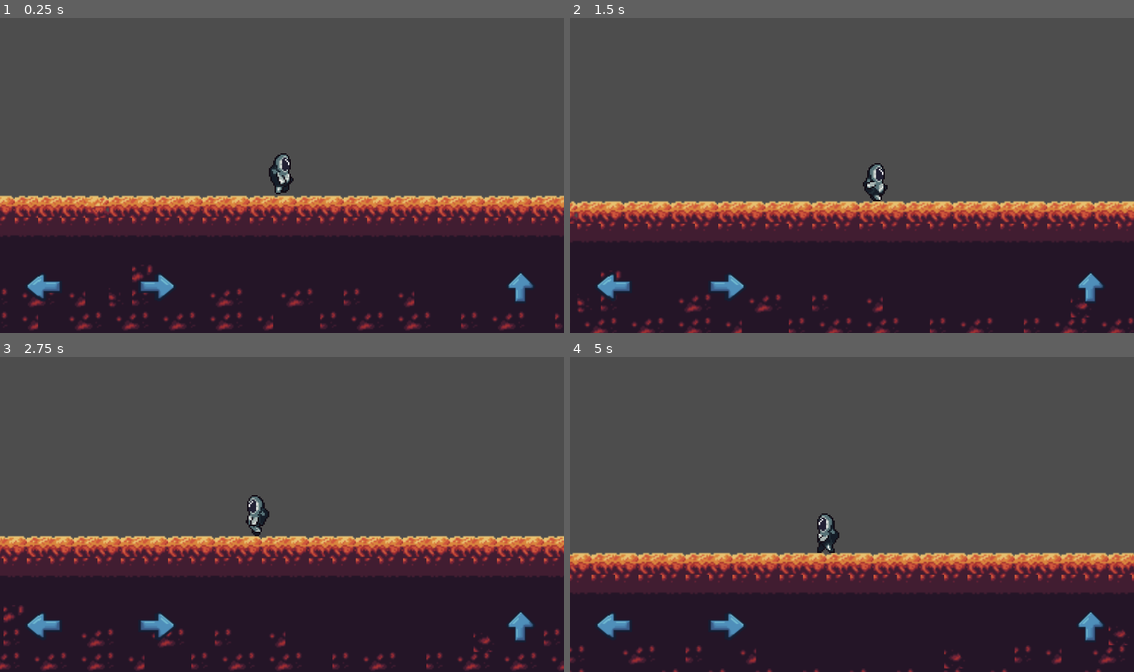
Above: before the commit, frames 1-4 (two rows, left to right).
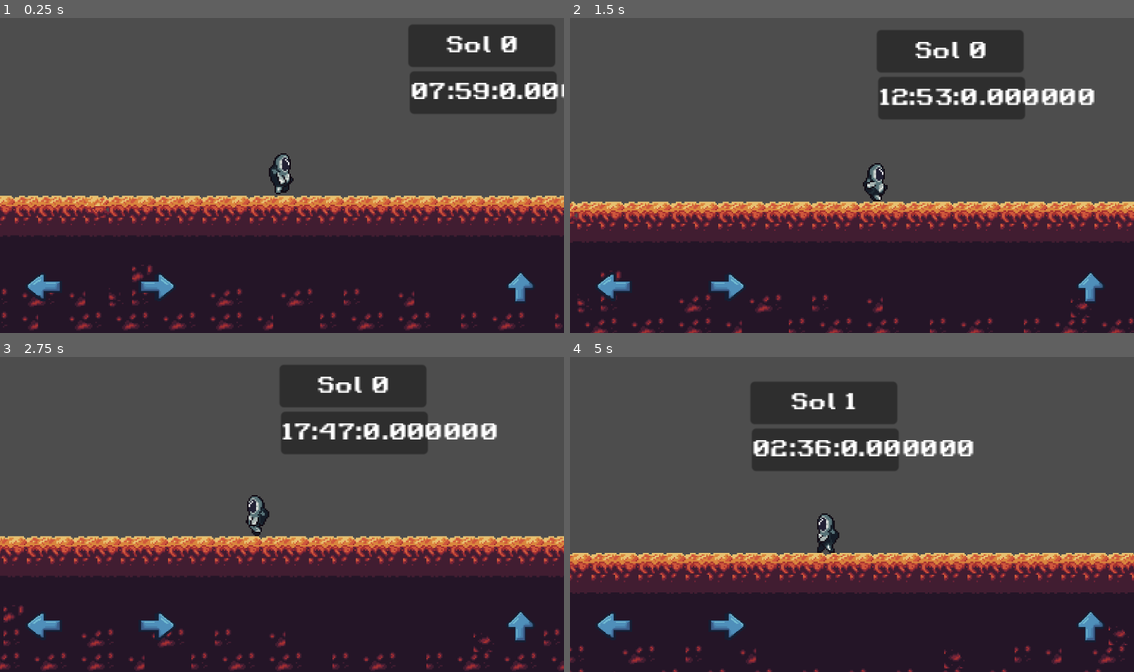
Above: after the commit, the same moments.

Repository: Pacsss/SANSINUKOB
Game: Godot game, scene res://assets/Scenes/screen.tscn
The game is run twice, just before and just after one commit, with the same random seed, the same clock (stepped at 60 frames per second) and the same inputs.
Inputs:
- Up to frame 1 (0.25 s): no input
- Up to frame 2 (1.5 s): hold D (right) from 0.53 s (still down); tap Space (jump) at 0.77 s
- Up to frame 3 (2.75 s): tap Space (jump) at 1.52 s; release D (right) at 2.03 s; hold A (left) from 2.03 s (still down)
- Up to frame 4 (5 s): release A (left) at 2.78 s; hold D (right) 2.78-4.28 s; tap Space (jump) at 3.02, 3.77, 4.52 s; hold A (left) from 4.28 s (still down)

The runs differ from the first frame. In frame 1, 7.5% of the frame differs, in the area x 0-100%, y 2-99%; in frame 2, 8.6%, in the area x 0-100%, y 4-100%; in frame 3, 7.8%; in frame 4, 8.4%.
Error before the commit: Compile Error: Failed to compile depended scripts. (res://Scripts/systems/survival.gd:0)

Commit message:
sol and timer algorithm (unfinished)

Diff:
--- /dev/null
+++ b/assets/Scenes/days.gd
@@ -0,0 +1,13 @@
+extends Control
+
+@onready var sol_label: Label = $DayPanel/MarginContainer/SolLabel
+@onready var time_label: Label = $TimePanel/MarginContainer/TimeLabel
+
+@export var normal_speed = 2
+
+func _ready() -> void:
+	GlobalTimer.time_tick.connect(on_time_tick)
+
+func on_time_tick(sol: int, hour: int, minute: int, second: float) -> void:
+	sol_label.text = "Sol " + str(sol)
+	time_label.text = "%02d:%02d:%02f" % [hour, minute, second]
--- /dev/null
+++ b/assets/Scenes/days.tscn
@@ -0,0 +1,65 @@
+[gd_scene load_steps=6 format=3 uid="uid://bljopn1xgfq04"]
+
+[ext_resource type="Script" uid="uid://klebajjx1q10" path="res://assets/scenes/days.gd" id="1_3ypwe"]
+[ext_resource type="FontFile" uid="uid://d3dlgk5v16pmg" path="res://assets/font/Retro Gaming.ttf" id="1_qbtf5"]
+
+[sub_resource type="Theme" id="Theme_e5h04"]
+
+[sub_resource type="Theme" id="Theme_qbtf5"]
+
+[sub_resource type="Theme" id="Theme_yvojy"]
+
+[node name="DayAndNight" type="Control"]
+layout_mode = 3
+anchors_preset = 15
+anchor_right = 1.0
+anchor_bottom = 1.0
+grow_horizontal = 2
+grow_vertical = 2
+theme = SubResource("Theme_e5h04")
+theme_type_variation = &"timerPanel"
+script = ExtResource("1_3ypwe")
+
+[node name="DayPanel" type="Panel" parent="."]
+layout_mode = 0
+offset_right = 100.0
+offset_bottom = 29.0
+theme = SubResource("Theme_qbtf5")
+theme_type_variation = &"timerPanel"
+
+[node name="MarginContainer" type="MarginContainer" parent="DayPanel"]
+layout_mode = 0
+offset_right = 100.0
+offset_bottom = 28.0
+theme = SubResource("Theme_yvojy")
+theme_type_variation = &"timerPanel"
+
+[node name="SolLabel" type="Label" parent="DayPanel/MarginContainer"]
+layout_mode = 2
+theme_override_fonts/font = ExtResource("1_qbtf5")
+text = "SOL 1"
+horizontal_alignment = 1
+vertical_alignment = 1
+
+[node name="TimePanel" type="Panel" parent="."]
+layout_mode = 0
+offset_left = 1.0
+offset_top = 32.0
+offset_right = 101.0
+offset_bottom = 61.0
+theme = SubResource("Theme_qbtf5")
+theme_type_variation = &"timerPanel"
+
+[node name="MarginContainer" type="MarginContainer" parent="TimePanel"]
+layout_mode = 0
+offset_right = 100.0
+offset_bottom = 28.0
+theme = SubResource("Theme_yvojy")
+theme_type_variation = &"timerPanel"
+
+[node name="TimeLabel" type="Label" parent="TimePanel/MarginContainer"]
+layout_mode = 2
+theme_override_fonts/font = ExtResource("1_qbtf5")
+text = "00:00:00"
+horizontal_alignment = 1
+vertical_alignment = 1
--- a/assets/Scenes/player.tscn
+++ b/assets/Scenes/player.tscn
@@ -1,6 +1,6 @@
 [gd_scene load_steps=22 format=3 uid="uid://c7vc4u3wskn4l"]
 
-[ext_resource type="Script" uid="uid://bldlueg6x3cx3" path="res://Scripts/Animations/character_body_2d.gd" id="1_qrc4i"]
+[ext_resource type="Script" uid="uid://bldlueg6x3cx3" path="res://assets/scripts/Animations/character_body_2d.gd" id="1_qrc4i"]
 [ext_resource type="Texture2D" uid="uid://b3so27fc8qcsm" path="res://assets/sprites/astro_walking.png" id="2_0o5ai"]
 [ext_resource type="Texture2D" uid="uid://7b00j1j5vku7" path="res://assets/sprites/astro_idle.png" id="2_ay7pi"]
 
--- a/assets/Scenes/screen.tscn
+++ b/assets/Scenes/screen.tscn
@@ -1,8 +1,9 @@
-[gd_scene load_steps=6 format=4 uid="uid://styly06aydb8"]
+[gd_scene load_steps=7 format=4 uid="uid://styly06aydb8"]
 
 [ext_resource type="Texture2D" uid="uid://dr2ivw2a8j76j" path="res://assets/sprites/tile_sheet.png" id="1_wgsgg"]
-[ext_resource type="PackedScene" uid="uid://c7vc4u3wskn4l" path="res://assets/Scenes/player.tscn" id="2_48lv4"]
-[ext_resource type="PackedScene" uid="uid://c5v617fmw41bm" path="res://assets/Scenes/touchControl.tscn" id="3_iqluw"]
+[ext_resource type="PackedScene" uid="uid://c7vc4u3wskn4l" path="res://assets/scenes/player.tscn" id="2_48lv4"]
+[ext_resource type="PackedScene" uid="uid://c5v617fmw41bm" path="res://assets/scenes/touchControl.tscn" id="3_iqluw"]
+[ext_resource type="PackedScene" uid="uid://bljopn1xgfq04" path="res://assets/scenes/days.tscn" id="4_fpjo6"]
 
 [sub_resource type="TileSetAtlasSource" id="TileSetAtlasSource_48lv4"]
 texture = ExtResource("1_wgsgg")
@@ -106,11 +107,17 @@
 process_callback = 0
 position_smoothing_enabled = true
 
-[node name="Control" type="Control" parent="."]
+[node name="UI" type="Control" parent="."]
 layout_mode = 3
 anchors_preset = 0
 offset_right = 40.0
 offset_bottom = 40.0
 metadata/_edit_use_anchors_ = true
 
-[node name="TouchControl" parent="Control" instance=ExtResource("3_iqluw")]
+[node name="TouchControl" parent="UI" instance=ExtResource("3_iqluw")]
+
+[node name="Timer" parent="." instance=ExtResource("4_fpjo6")]
+offset_left = 89.0
+offset_top = -132.0
+offset_right = 89.0
+offset_bottom = -132.0
--- a/assets/Scenes/touchControl.tscn
+++ b/assets/Scenes/touchControl.tscn
@@ -1,7 +1,7 @@
 [gd_scene load_steps=6 format=3 uid="uid://c5v617fmw41bm"]
 
 [ext_resource type="Texture2D" uid="uid://d37bxh1t82fcs" path="res://assets/sprites/left.png" id="1_mwg33"]
-[ext_resource type="Script" uid="uid://d1xwe0yvprrft" path="res://Scripts/systems/touchControl.gd" id="1_v0uy3"]
+[ext_resource type="Script" uid="uid://d1xwe0yvprrft" path="res://assets/scripts/systems/touchControl.gd" id="1_v0uy3"]
 [ext_resource type="Texture2D" uid="uid://dye2g77e4l701" path="res://assets/sprites/right.png" id="2_hy4f4"]
 [ext_resource type="Texture2D" uid="uid://v2l6uqwue3ou" path="res://assets/sprites/up.png" id="3_v0uy3"]
 
--- /dev/null
+++ b/assets/scripts/systems/GameTimer.gd
@@ -0,0 +1,52 @@
+extends Node
+
+const MINUTES_PER_SOL: int = 24 * 61
+const MINUTES_PER_HOUR: int = 61
+const SECONDS_PER_MINUTE: float = 61.00
+const GAME_MINUTE_DURATION: float = TAU / MINUTES_PER_SOL
+
+var game_speed: float = 0.1
+
+var initial_sol: int = 0
+var initial_hour: int = 7
+var initial_minute: int = 00
+var initial_seconds: float = 00.00
+
+var time: float = 0.0
+var current_minute: int = -1
+var current_seconds: float = -1
+var current_sol: int = 0
+
+signal game_time(time: float)
+signal time_tick(sol: int, hour: int, minute: int, second: float)
+signal time_tick_sol(sol: int)
+
+func _ready() -> void:
+	set_initial_time()
+
+func _process(delta: float) -> void:
+	time += delta + game_speed * GAME_MINUTE_DURATION
+	game_time.emit()
+
+	recalculate_time()
+
+func set_initial_time() -> void:
+	var initial_total_minutes = initial_sol * MINUTES_PER_SOL + (initial_hour * MINUTES_PER_HOUR) + initial_minute
+
+	time = initial_total_minutes * GAME_MINUTE_DURATION
+
+func recalculate_time() -> void:
+	var total_minutes: int = int(time / GAME_MINUTE_DURATION)
+	var sol: int = int(total_minutes / MINUTES_PER_SOL)
+	var current_sol_minutes: int = total_minutes % MINUTES_PER_SOL
+	var hour: int = int(current_sol_minutes / MINUTES_PER_HOUR)
+	var minute: int = int(current_sol_minutes % MINUTES_PER_HOUR)
+	var second: float = float(current_sol_minutes % MINUTES_PER_HOUR / 60)
+
+	if current_minute != minute:
+		current_minute = minute
+		time_tick.emit(sol, hour, minute, second)
+
+	if current_sol != sol:
+		current_sol = sol
+		time_tick_sol.emit(sol)
--- a/project.godot
+++ b/project.godot
@@ -18,7 +18,8 @@
 [autoload]
 
 GameManager="*res://assets/Scripts/systems/gameManager.gd"
-Survival="*res://Scripts/systems/survival.gd"
+Survival="*res://assets/scripts/systems/survival.gd"
+GlobalTimer="*res://assets/scripts/systems/GameTimer.gd"
 
 [display]
 
@@ -50,4 +51,5 @@
 
 [rendering]
 
+textures/canvas_textures/default_texture_filter=0
 renderer/rendering_method="mobile"
Not shown, added: assets/Scenes/days.gd.uid
Renamed: Scripts/Animations/character_body_2d.gd -> assets/scripts/Animations/character_body_2d.gd
Renamed: Scripts/Animations/character_body_2d.gd.uid -> assets/scripts/Animations/character_body_2d.gd.uid
Renamed: Scripts/systems/GameManager.gd -> assets/scripts/systems/GameManager.gd
Renamed: Scripts/systems/GameManager.gd.uid -> assets/scripts/systems/GameManager.gd.uid
Not shown, added: assets/scripts/systems/GameTimer.gd.uid
Renamed: Scripts/systems/survival.gd -> assets/scripts/systems/survival.gd
Renamed: Scripts/systems/survival.gd.uid -> assets/scripts/systems/survival.gd.uid
Renamed: Scripts/systems/touchControl.gd -> assets/scripts/systems/touchControl.gd
Renamed: Scripts/systems/touchControl.gd.uid -> assets/scripts/systems/touchControl.gd.uid
